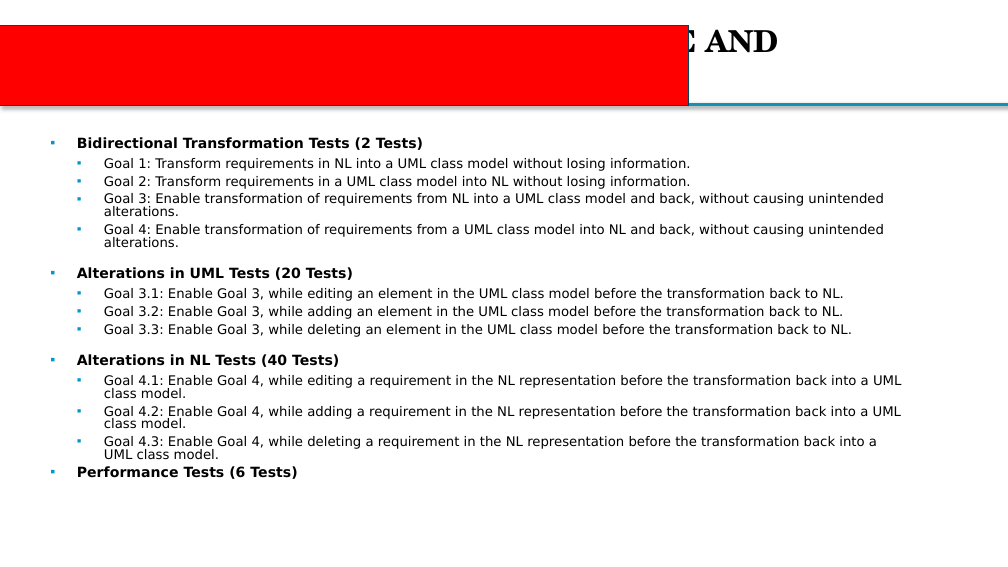
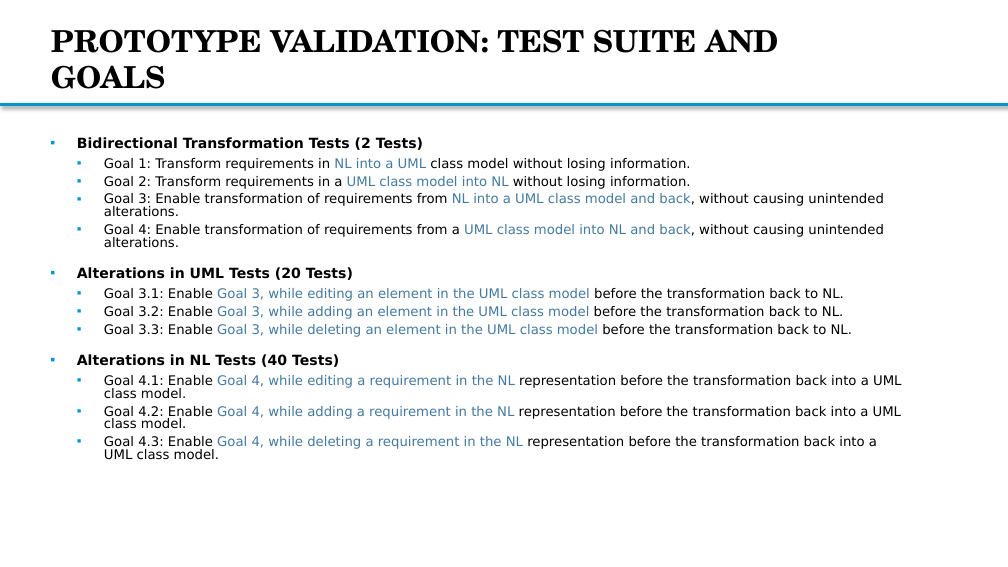
Before and after one commit to Bimi1804/BiT-ReNU, a slide deck: slide 37 of MasterThesis_Presentation2_MarkusBimassl.pptx. Drawn at 1008x567 pixels with LibreOffice and Linux fonts; fonts in the diff are those of the drawing; background and template pictures are left out. Boxes give left, top, right and bottom in pixels: in the first picture for what was removed or moved away, otherwise in the second. Text is boxed around its words. In the diff, an @@ line names an element or a change of style, - is before the commit and + after.

```diff
--- a/MasterThesis_Presentation2_MarkusBimassl.pptx
+++ b/MasterThesis_Presentation2_MarkusBimassl.pptx
@@ rectangle removed at [0,26,689,105] @@
@@ text at [104,158,901,460]: text colour #000000 to #457AA0 in "NL into a UML", "UML class model into NL", "NL into a UML class model and ...", "UML class model into NL and back," and 6 more places @@
@@ text at [77,466,297,479]: paragraph removed @@
-▪ Performance Tests (6 Tests)
```
Also in this commit, not shown: 11 other slides changed, 5 slides added, 4 slides removed.
